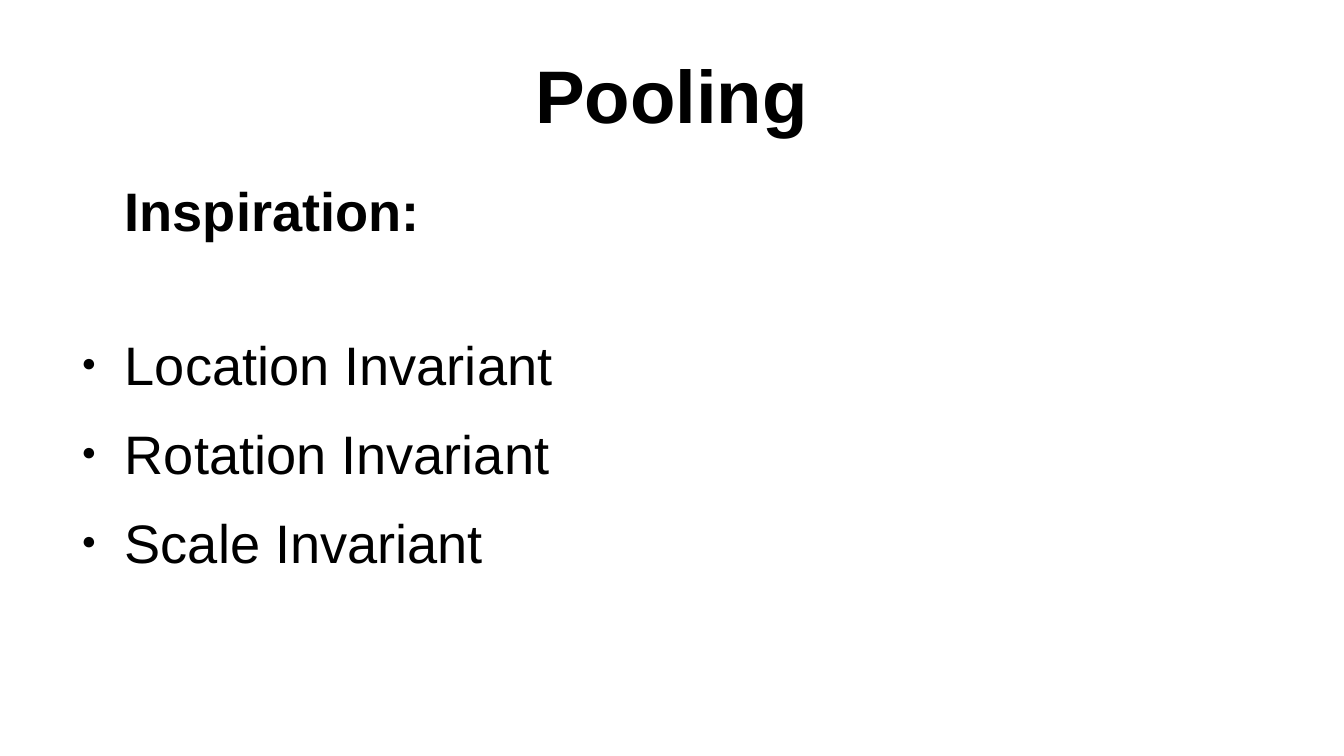
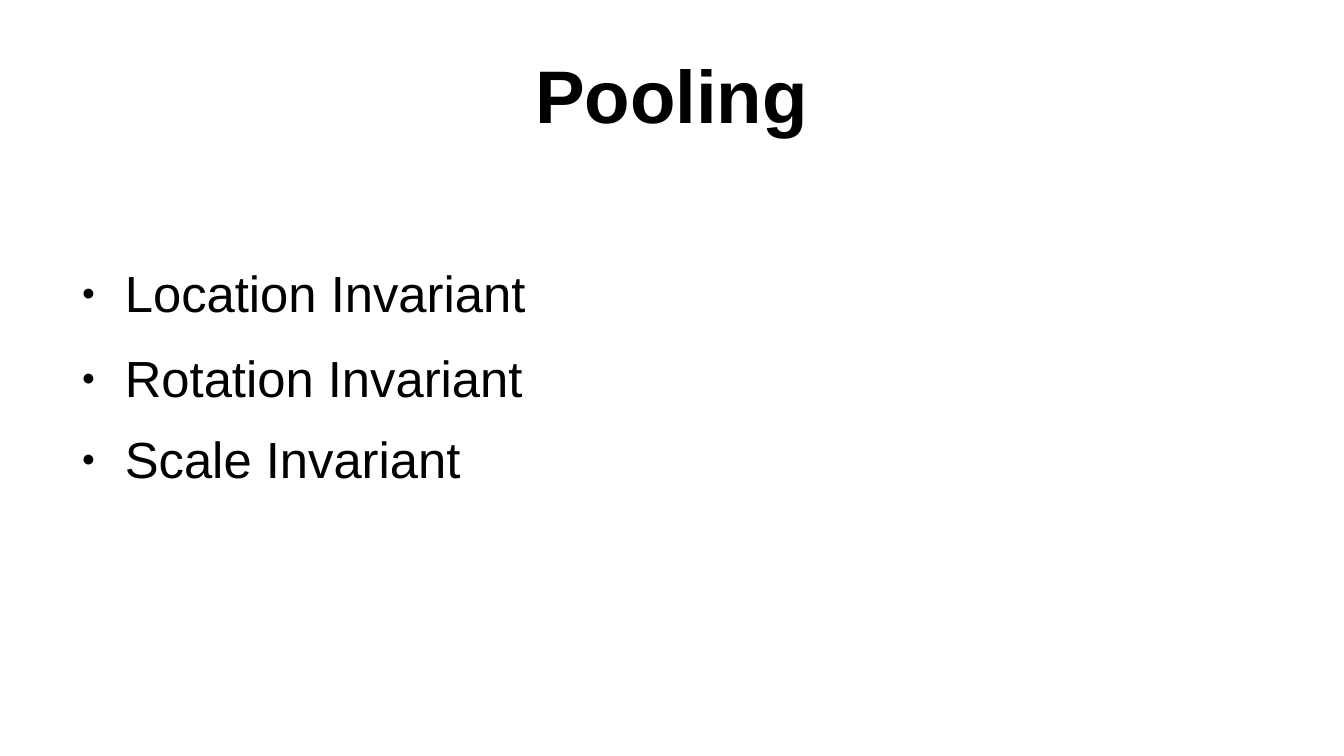
Before and after one commit to sreenivasulum/Presentations, a slide deck: slide 27 of CNN presentation.odp (slide 13 before the commit). Drawn at 1344x756 pixels with LibreOffice and Linux fonts; fonts in the diff are those of the drawing. Boxes give left, top, right and bottom in pixels: in the first picture for what was removed or moved away, otherwise in the second. Text is boxed around its words. In the diff, an @@ line names an element or a change of style, - is before the commit and + after.

```diff
--- a/CNN presentation.odp
+++ b/CNN presentation.odp
@@ text "Location Invariant" at (125, 275, 526, 479): size 32 to 30 pt; more space between paragraphs @@
@@ text at (125, 191, 420, 240): paragraph removed @@
-Inspiration:
```
Also in this commit, not shown: 4 other slides changed, 18 slides added, 9 other files.
